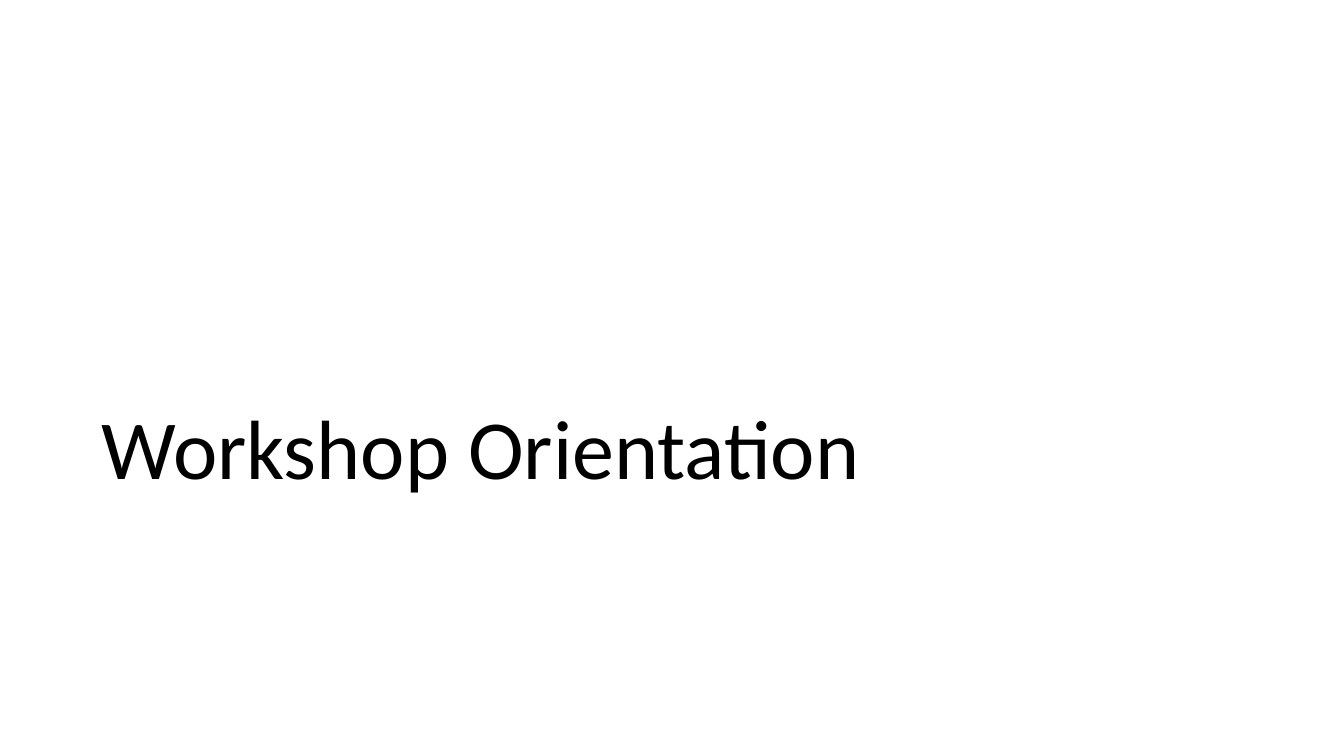
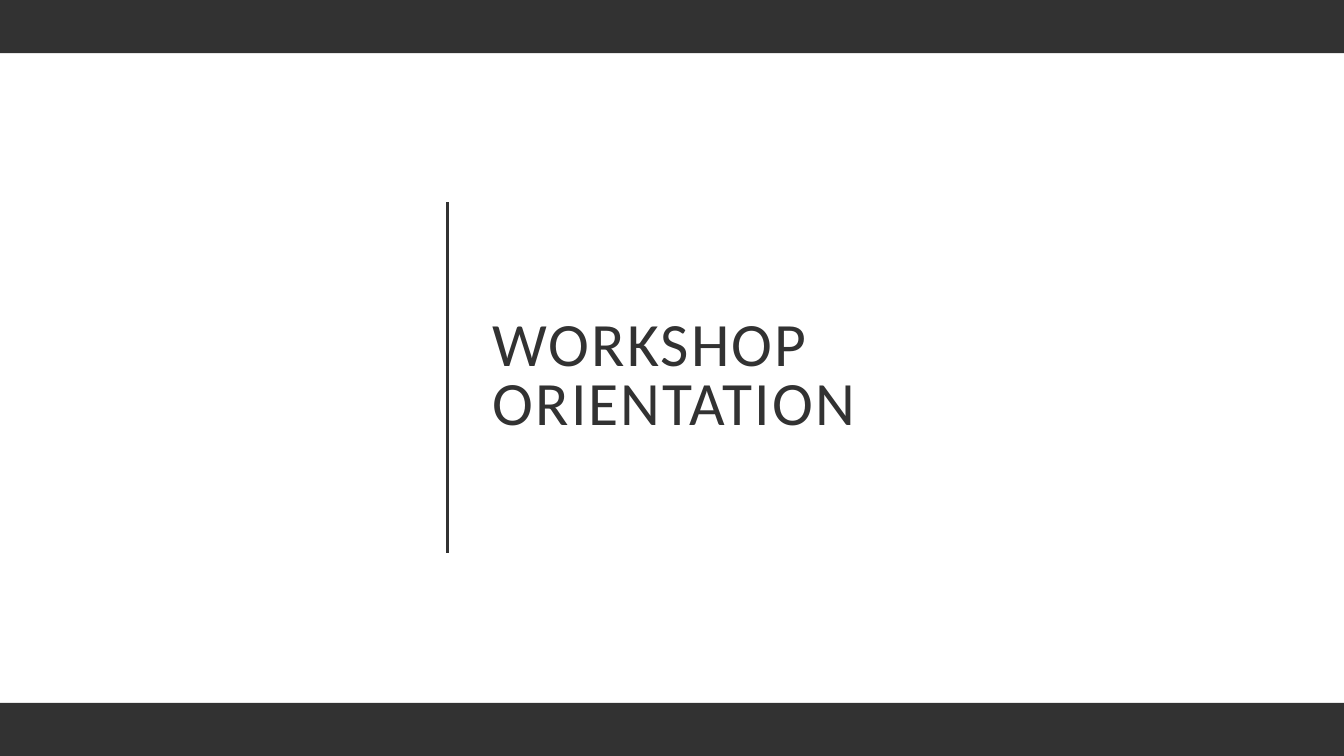
Before and after one commit to bigbioinformatics/Biomedical-ML-with-Python, a slide deck: slide 2 of Module_1/Module 1.pptx. Drawn at 1344x756 pixels with LibreOffice and Linux fonts; fonts in the diff are those of the drawing; background and template pictures are left out. Boxes give left, top, right and bottom in pixels: in the first picture for what was removed or moved away, otherwise in the second. Text is boxed around its words. In the diff, an @@ line names an element or a change of style, - is before the commit and + after.

```diff
--- a/Module_1/Module 1.pptx
+++ b/Module_1/Module 1.pptx
@@ rectangle added at bbox=[0, 0, 1344, 756], fill #FFFFFF @@
@@ rectangle added at bbox=[0, 0, 1344, 53], fill #323232 @@
@@ line added from (448, 203) to (448, 554), #323232 2 pt @@
@@ rectangle added at bbox=[0, 227, 1344, 429], fill #000000 @@
@@ title "WORKSHOP ORIENTATION" at bbox=[493, 326, 855, 426]: vertical alignment bottom to middle @@
@@ title at bbox=[493, 326, 855, 426]: text changed; size 60 to 44 pt; text colour #000000 to #323232 @@
-Workshop Orientation
+WORKSHOP ORIENTATION
@@ rectangle added at bbox=[0, 703, 1344, 756], fill #323232 @@
```
Also in this commit, not shown: 54 other slides changed, 28 slides added, 18 slides removed.
